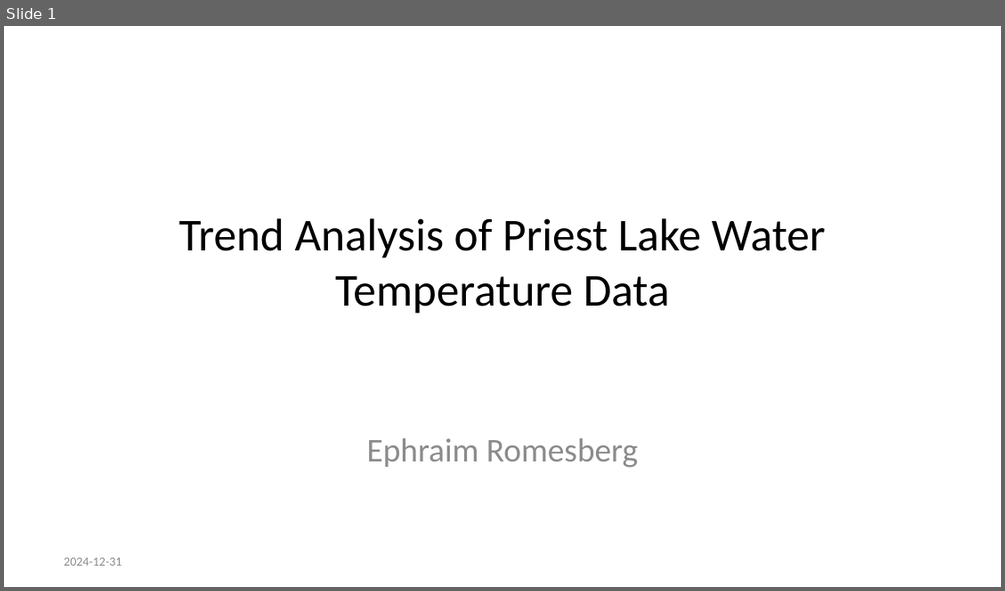
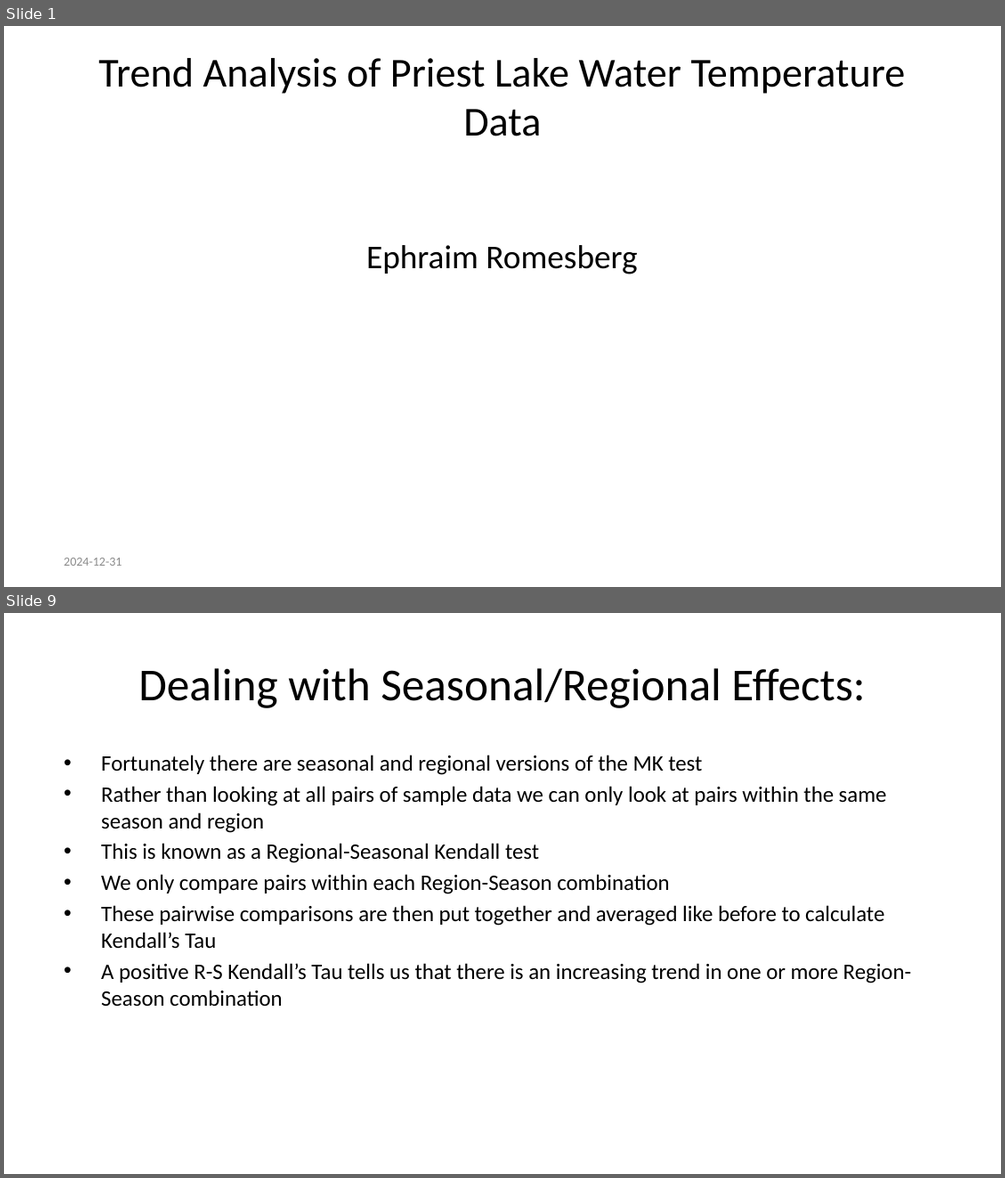
Before and after one commit to Ephraim96/SCA-Trend-Analysis, a slide deck: Trend-Analysis-of-Priest-Lake-Water-Temperature-Data.pptx. Shown one above the other, each under a label of ours: slide 1 before the commit, slides 1 and 9 after it; the slides between them are not shown. The pictures are 1005x591 and 1005x1178 pixels, drawn with LibreOffice and Linux fonts; fonts in the diff are those of the drawing; background and template pictures are left out. Boxes give left, top, right and bottom in pixels: in the first picture for what was removed or moved away, otherwise in the second. Text is boxed around its words. In the diff, an @@ line names an element or a change of style, - is before the commit and + after.

```diff
--- a/Trend-Analysis-of-Priest-Lake-Water-Temperature-Data.pptx
+++ b/Trend-Analysis-of-Priest-Lake-Water-Temperature-Data.pptx
@@ slide 9 added at box(4, 613, 1001, 1174), background #FFFFFF @@
@@ title added at box(138, 668, 865, 708), 33 pt, text #000000 @@
+Dealing with Seasonal/Regional Effects:
@@ text added at box(101, 755, 911, 1006), 16 pt, text #000000 @@
+• Fortunately there are seasonal and regional versions of the MK test
+• Rather than looking at all pairs of sample data we can only look at pairs within the same season and region
+• This is known as a Regional-Seasonal Kendall test
+• We only compare pairs within each Region-Season combination
+• These pairwise comparisons are then put together and averaged like before to calculate Kendall’s Tau
+• A positive R-S Kendall’s Tau tells us that there is an increasing trend in one or more Region-Season combination
@@ slide 1 changed as well @@
@@ title "Trend Analysis of Priest Lake ...": place and size @@
-title "Trend Analysis of Priest Lake ..." at box(179, 218, 825, 313)
+title "Trend Analysis of Priest Lake ..." at box(98, 58, 906, 136)
@@ title "Trend Analysis of Priest Lake ..." at box(98, 58, 906, 136): size 33 to 29.7 pt @@
@@ text "Ephraim Romesberg": place and size @@
-text "Ephraim Romesberg" at box(367, 438, 638, 467)
+text "Ephraim Romesberg" at box(366, 245, 637, 274)
@@ text "Ephraim Romesberg" at box(366, 245, 637, 274): text colour #8C8C8C to #000000 @@
```
Also in this commit, not shown: 18 other slides added, 4 slides removed, 5 other files.
